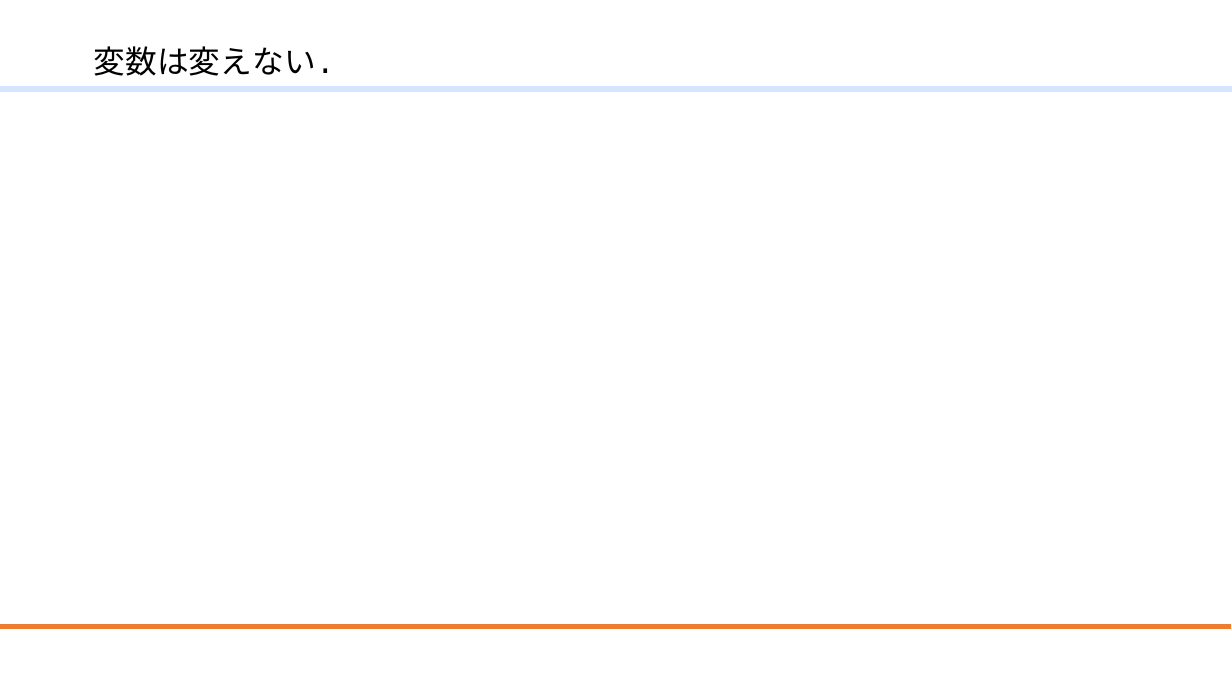
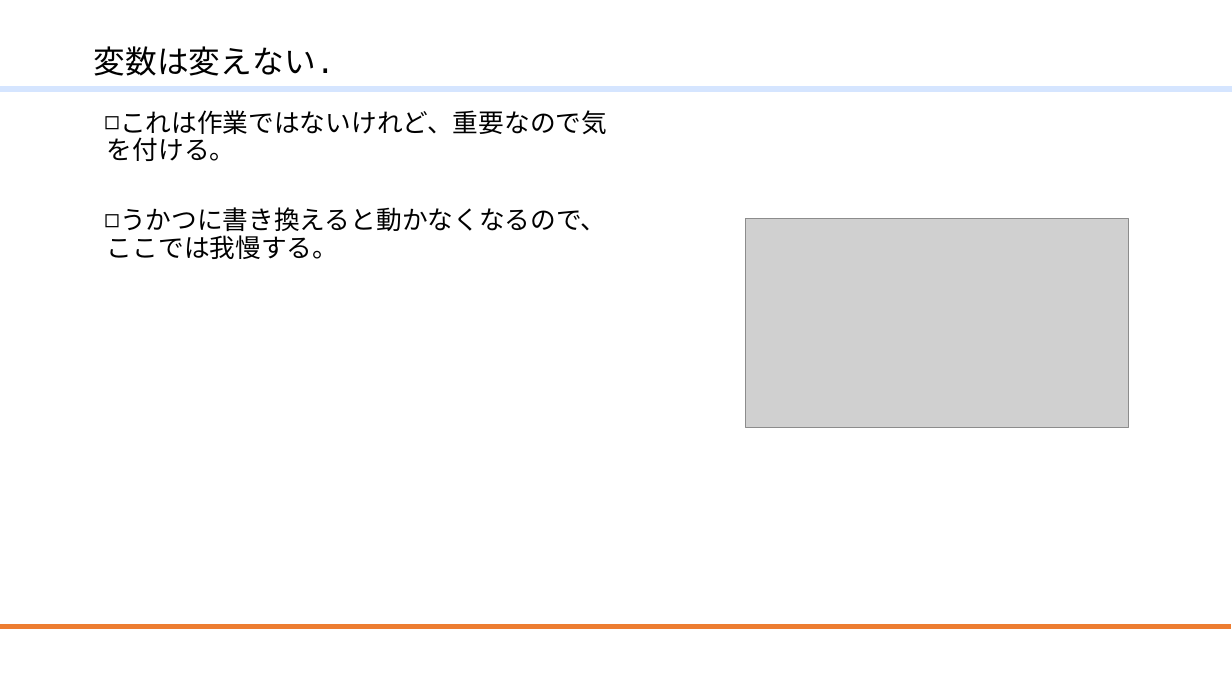
Before and after one commit to mmer547/ModernFortranLocalUserGroup, a slide deck: slide 31 of ModernFortran.f10/20210724_リファクタリング.pptx. Drawn at 1232x693 pixels with LibreOffice and Linux fonts; fonts in the diff are those of the drawing; grey boxes stand for pictures; background and template pictures are left out. Boxes give left, top, right and bottom in pixels: in the first picture for what was removed or moved away, otherwise in the second. Text is boxed around its words. In the diff, an @@ line names an element or a change of style, - is before the commit and + after.

```diff
--- a/ModernFortran.f10/20210724_リファクタリング.pptx
+++ b/ModernFortran.f10/20210724_リファクタリング.pptx
@@ text added at (107, 110, 607, 259), 20 pt, text #000000 @@
+◻ これは作業ではないけれど、重要なので気を付ける。
+◻ うかつに書き換えると動かなくなるので、ここでは我慢する。
@@ picture added at (746, 218, 1129, 427) @@
```
Also in this commit, not shown: 2 other slides changed, 1 other file.
